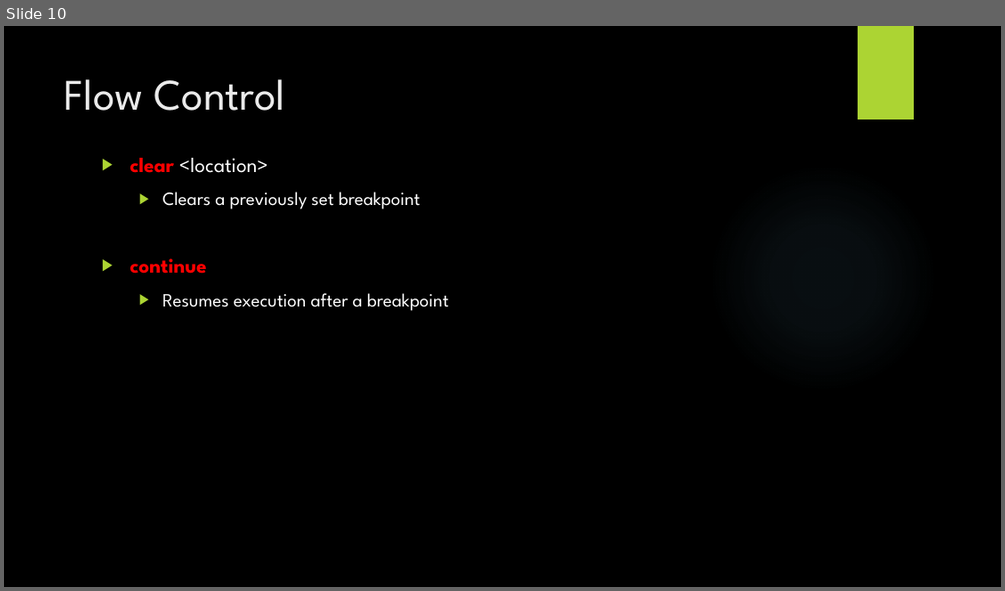
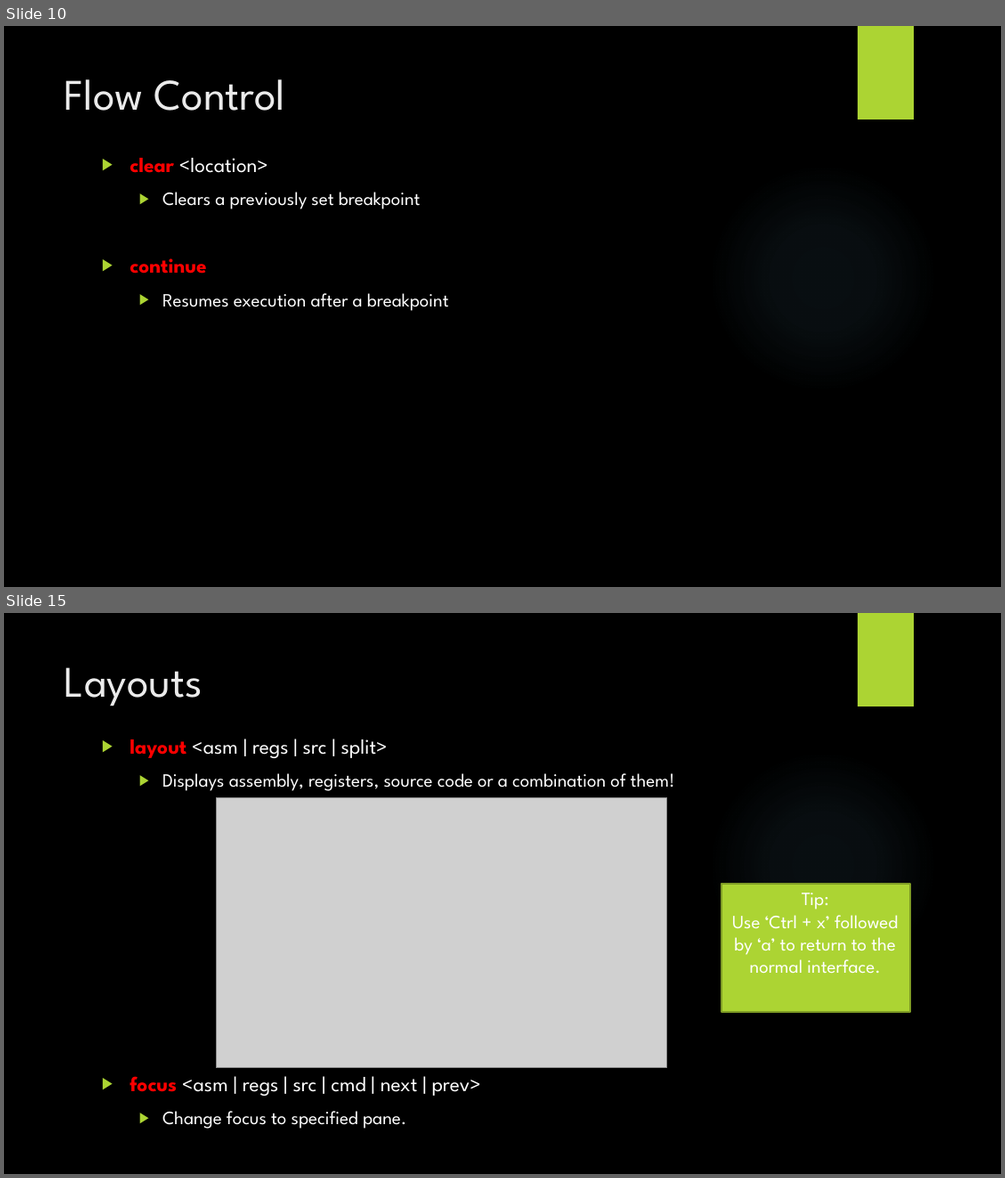
Before and after one commit to mbaccia514/LUG, a slide deck: GDB and Git.pptx. Shown one above the other, each under a label of ours: slide 10 before the commit, slides 10 and 15 after it; the slides between them are not shown. The pictures are 1005x591 and 1005x1178 pixels, drawn with LibreOffice and Linux fonts; fonts in the diff are those of the drawing; grey boxes stand for pictures; background and template pictures are left out. Boxes give left, top, right and bottom in pixels: in the first picture for what was removed or moved away, otherwise in the second. Text is boxed around its words. In the diff, an @@ line names an element or a change of style, - is before the commit and + after.

```diff
--- a/GDB and Git.pptx
+++ b/GDB and Git.pptx
@@ slide 15 added at bbox=[4, 613, 1001, 1174], background picture (left out); not listed: 2 template elements that a slide beside it also shows @@
@@ title added at bbox=[65, 667, 202, 706], 42 pt, text #EBEBEB @@
+Layouts
@@ text added at bbox=[129, 739, 675, 1128], 18 pt, text #FFFFFF @@
+▶ layout <asm | regs | src | split>
+  ▶ Displays assembly, registers, source code or a combination of them!
+▶ focus <asm | regs | src | cmd | next | prev>
+  ▶ Change focus to specified pane.
@@ picture added at bbox=[217, 798, 667, 1068] @@
@@ rectangle added at bbox=[721, 884, 909, 1013], fill #ACD433, outline #7F9D26 1.5 pt @@
@@ text added at bbox=[732, 892, 898, 973], 18 pt, text #FFFFFF @@
+Tip:
+Use ‘Ctrl + x’ followed by ‘a’ to return to the normal interface.
```
Also in this commit, not shown: 3 slides changed, 1 other slide added, 2 other files.
